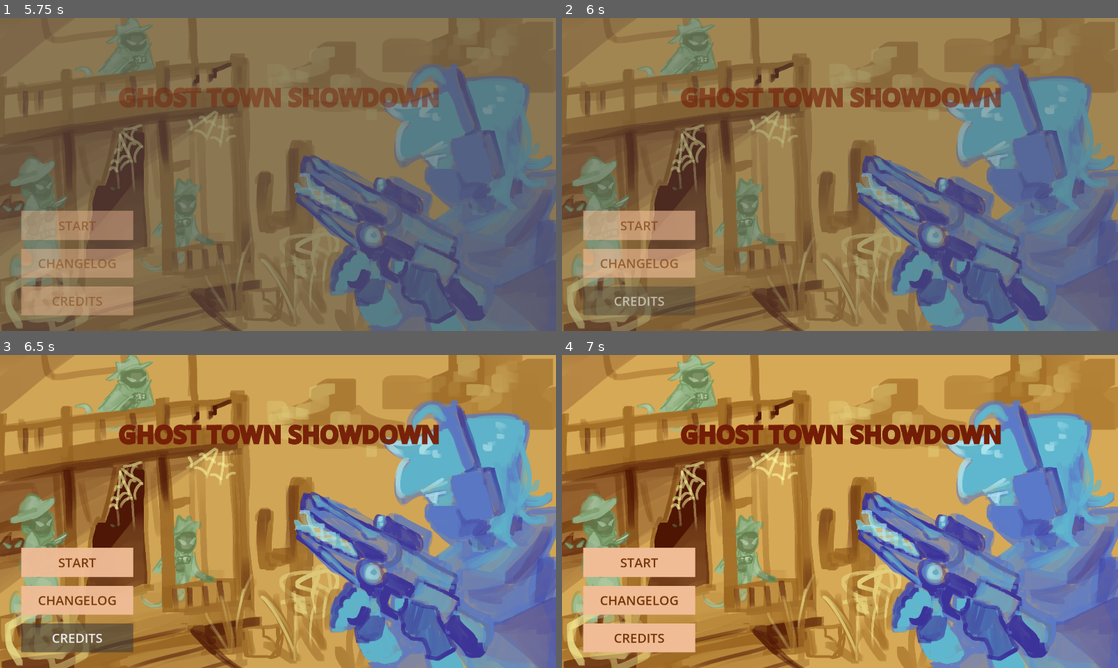
Above: before the commit, frames 1-4 (two rows, left to right).
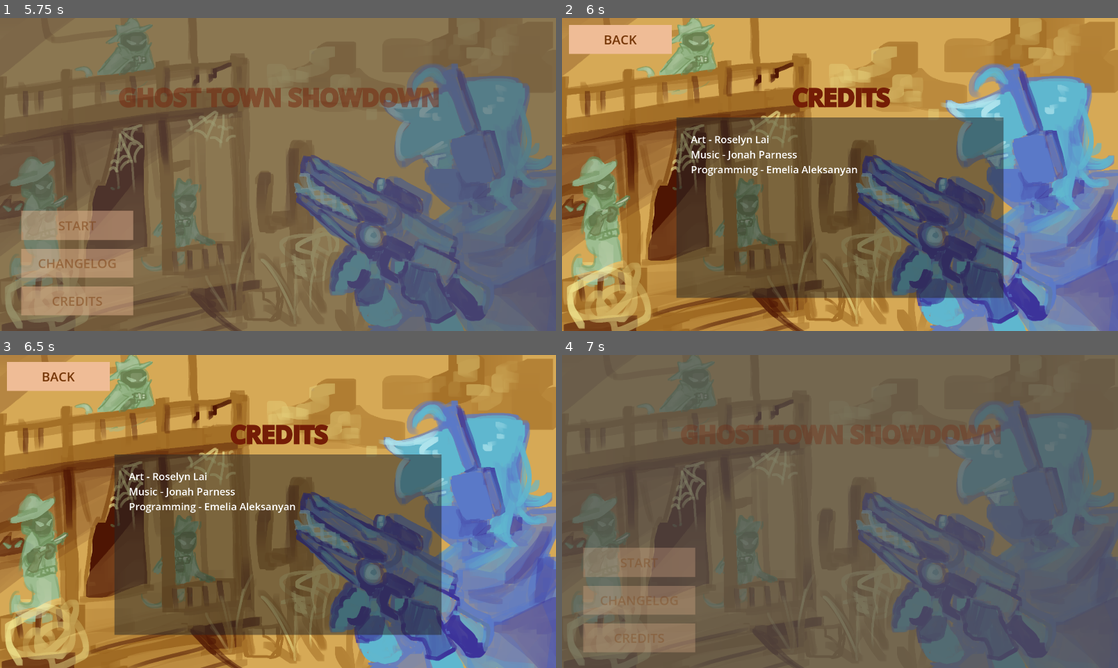
Above: after the commit, the same moments.

Repository: mid-at-coding/imgd-game
Game: Godot game, scene res://scenes/splash_screen.tscn
The game is run twice, just before and just after one commit, with the same random seed, the same clock (stepped at 60 frames per second) and the same inputs.
Inputs (mouse positions are in pixels of both pictures, inside the frame that each line leads up to):
- Up to frame 1 (5.75 s): hold D (move_right) 0.53-1.28 s; tap Enter at 1.25, 2.75 s; hold S (move_down) 1.28-2.03 s; tap Space at 2 s; hold D (move_right) 2.03-2.78 s; hold W (move_up) 2.78-3.53 s; hold A (move_left) 3.53-4.25 s; click "CHANGELOG" at 4.25 s; click "BACK" at 5 s
- Up to frame 2 (6 s): click "CREDITS" at 5.75 s
- Up to frame 3 (6.5 s): no input
- Up to frame 4 (7 s): click (617, 376) at 6.5 s, where only the run after the commit has a clickable "BACK"

Frame 1 is identical in both runs. In frame 2, 94% of the frame differs, in the area x 0-100%, y 0-100%; in frame 3, 42%; in frame 4, 100%.

Commit message:
Fixed credits

Diff:
--- a/game/scenes/Bgm.tscn
+++ b/game/scenes/Bgm.tscn
@@ -1,6 +1,6 @@
 [gd_scene format=3 uid="uid://diduejeu0dsjv"]
 
-[ext_resource type="AudioStream" uid="uid://bmfifqcogbyfq" path="res://scenes/MainTheme.mp3" id="1_qn7xl"]
+[ext_resource type="AudioStream" uid="uid://bmfifqcogbyfq" path="res://assets/MainTheme.mp3" id="1_qn7xl"]
 
 [node name="BgmPlayer" type="AudioStreamPlayer" unique_id=953939657]
 stream = ExtResource("1_qn7xl")
--- a/game/scenes/changelog.tscn
+++ b/game/scenes/changelog.tscn
@@ -1,8 +1,8 @@
 [gd_scene format=3 uid="uid://uwebodxmbdip"]
 
-[ext_resource type="Texture2D" uid="uid://n48y6dlw286e" path="res://Main_Menu_Ghostown.png" id="1_h7115"]
+[ext_resource type="Texture2D" uid="uid://n48y6dlw286e" path="res://assets/Main_Menu_Ghostown.png" id="1_h7115"]
 [ext_resource type="PackedScene" uid="uid://bwv46cohex4bf" path="res://scenes/ui_button.tscn" id="2_44psg"]
-[ext_resource type="Script" uid="uid://djp24b56k5as7" path="res://scenes/to_main_menu.gd" id="3_bksfl"]
+[ext_resource type="Script" uid="uid://djp24b56k5as7" path="res://scripts/to_main_menu.gd" id="3_bksfl"]
 
 [sub_resource type="FontVariation" id="FontVariation_7vrkn"]
 variation_embolden = 2.0
--- a/game/scenes/credits.tscn
+++ b/game/scenes/credits.tscn
@@ -1,8 +1,8 @@
 [gd_scene format=3 uid="uid://bnqs2l4jt3uff"]
 
-[ext_resource type="Texture2D" uid="uid://n48y6dlw286e" path="res://Main_Menu_Ghostown.png" id="1_0ctdu"]
+[ext_resource type="Texture2D" uid="uid://n48y6dlw286e" path="res://assets/Main_Menu_Ghostown.png" id="1_0ctdu"]
 [ext_resource type="PackedScene" uid="uid://bwv46cohex4bf" path="res://scenes/ui_button.tscn" id="2_2fbfq"]
-[ext_resource type="Script" uid="uid://djp24b56k5as7" path="res://scenes/to_main_menu.gd" id="3_8gwij"]
+[ext_resource type="Script" uid="uid://djp24b56k5as7" path="res://scripts/to_main_menu.gd" id="3_8gwij"]
 
 [sub_resource type="FontVariation" id="FontVariation_7vrkn"]
 variation_embolden = 2.0
--- a/game/scenes/main_menu.tscn
+++ b/game/scenes/main_menu.tscn
@@ -1,6 +1,6 @@
 [gd_scene format=3 uid="uid://w7tvk11qinir"]
 
-[ext_resource type="Texture2D" uid="uid://n48y6dlw286e" path="res://Main_Menu_Ghostown.png" id="1_06t4h"]
+[ext_resource type="Texture2D" uid="uid://n48y6dlw286e" path="res://assets/Main_Menu_Ghostown.png" id="1_06t4h"]
 [ext_resource type="PackedScene" uid="uid://bwv46cohex4bf" path="res://scenes/ui_button.tscn" id="2_7vrkn"]
 [ext_resource type="Script" uid="uid://c32j14wlno7w6" path="res://scripts/main_menu.gd" id="2_fu7sn"]
 
--- a/game/scenes/splash_screen.tscn
+++ b/game/scenes/splash_screen.tscn
@@ -1,7 +1,7 @@
 [gd_scene format=3 uid="uid://csoj3baj64i6d"]
 
-[ext_resource type="Script" uid="uid://c1uq2txqpd12o" path="res://scenes/splash_screen.gd" id="1_4gp4q"]
-[ext_resource type="Texture2D" uid="uid://gq54g57rv5ki" path="res://scenes/WPIimgdLogo.png" id="1_hsxvm"]
+[ext_resource type="Script" uid="uid://c1uq2txqpd12o" path="res://scripts/splash_screen.gd" id="1_4gp4q"]
+[ext_resource type="Texture2D" uid="uid://gq54g57rv5ki" path="res://assets/WPIimgdLogo.png" id="1_hsxvm"]
 
 [node name="SplashScreen" type="Control" unique_id=1192815753]
 layout_mode = 3
--- a/game/scripts/main_menu.gd
+++ b/game/scripts/main_menu.gd
@@ -21,4 +21,4 @@
 	get_tree().change_scene_to_file("res://scenes/changelog.tscn")
 
 func _on_button_credits_pressed() -> void:
-	pass # Replace with function body.
+	get_tree().change_scene_to_file("res://scenes/credits.tscn")
--- a/game/scenes/splash_screen.gd
+++ b/game/scripts/splash_screen.gd
@@ -1,7 +1,6 @@
 extends Control
 
 @onready var logo: TextureRect = $Logo
-@onready var music: AudioStreamPlayer = $AudioStreamPlayer
 
 func _ready() -> void:
 	# Make the logo invisible to start
Not shown, added: game/assets/MainTheme.mp3.import
Renamed: game/Main_Menu_Ghostown.png -> game/assets/Main_Menu_Ghostown.png
Not shown, changed: game/assets/Main_Menu_Ghostown.png.import
Renamed: game/scenes/WPIimgdLogo.png -> game/assets/WPIimgdLogo.png
Not shown, changed: game/assets/WPIimgdLogo.png.import
Not shown, removed: game/scenes/MainTheme.mp3.import
Renamed: game/scenes/splash_screen.gd.uid -> game/scripts/splash_screen.gd.uid
Renamed: game/scenes/to_main_menu.gd -> game/scripts/to_main_menu.gd
Renamed: game/scenes/to_main_menu.gd.uid -> game/scripts/to_main_menu.gd.uid
Not shown, added: game/assets/MainTheme.mp3
